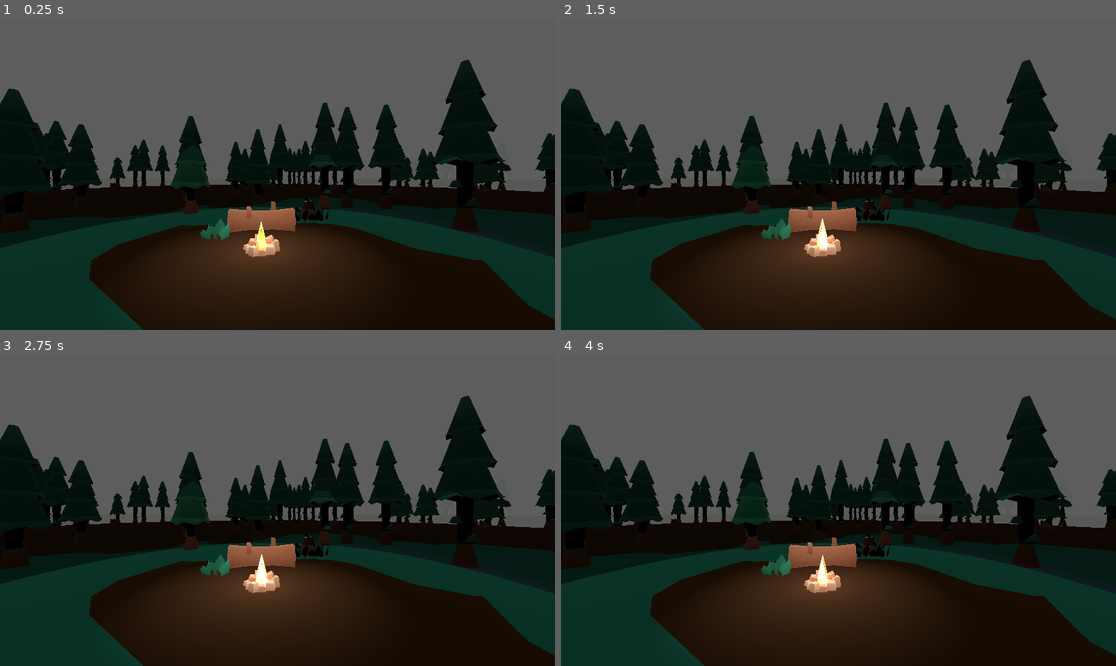
Above: before the commit, frames 1-4 (two rows, left to right).
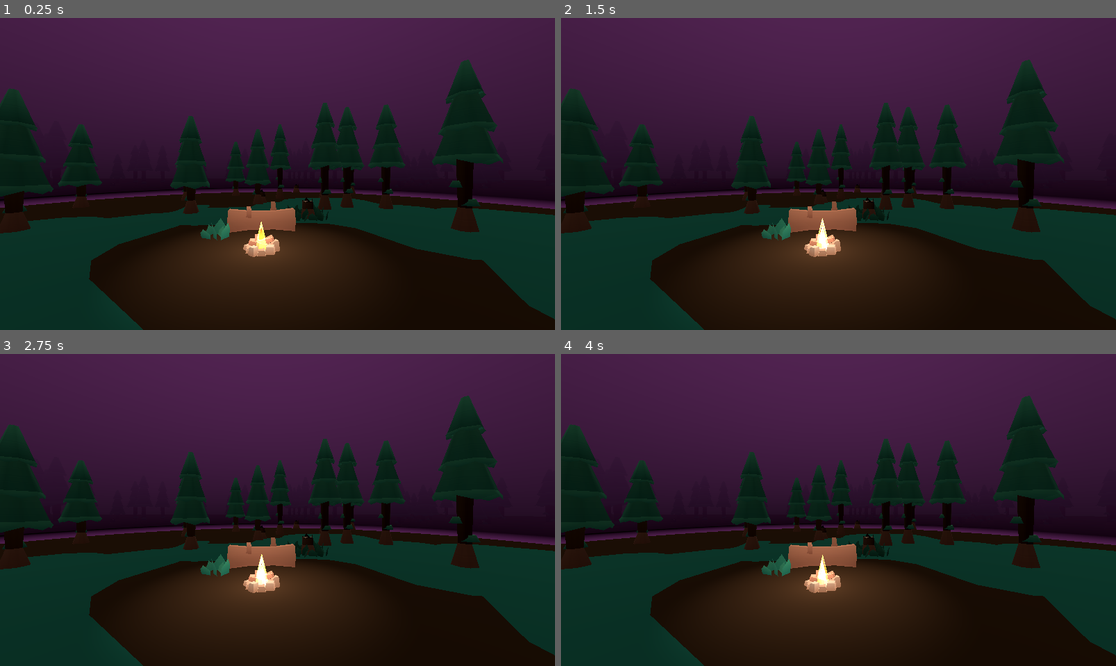
Above: after the commit, the same moments.

Repository: CyclingFern/GodotHTMLGames
Game: Godot game, scene res://vr.tscn
Two runs of this game, one before a commit and one after it. Both use one fixed random seed, a clock stepped at 60 frames per second and the inputs below.
Inputs:
- Up to frame 1 (0.25 s): no input
- Up to frame 2 (1.5 s): tap Enter at 0.5 s; tap Space at 1.25 s
- Up to frame 3 (2.75 s): tap Enter at 2 s
- Up to frame 4 (4 s): tap Space at 2.75 s; tap Enter at 3.5 s

The runs differ from the first frame. In frame 1, 49% of the frame differs, in the area x 0-100%, y 0-76%; in frame 2, 49%; in frame 3, 49%; in frame 4, 49%.

Commit message:
Adjust lighting and fog

Diff:
--- /dev/null
+++ b/source/forest/materials/fogtres.tres
@@ -0,0 +1,6 @@
+[gd_resource type="StandardMaterial3D" format=3 uid="uid://cvdv0udiit0nx"]
+
+[resource]
+transparency = 1
+cull_mode = 2
+albedo_color = Color(1, 0.4392157, 1, 0.91764706)
--- /dev/null
+++ b/source/forest/materials/skysun.tres
@@ -0,0 +1,8 @@
+[gd_resource type="StandardMaterial3D" format=3 uid="uid://bn4awtop3l1he"]
+
+[resource]
+transparency = 1
+cull_mode = 2
+albedo_color = Color(1, 1, 0.019607844, 0.8117647)
+emission_enabled = true
+emission = Color(0.41406584, 0.41406578, 0.41406578, 1)
--- a/source/forest/vr.tscn
+++ b/source/forest/vr.tscn
@@ -11,6 +11,7 @@
 [ext_resource type="PackedScene" uid="uid://d1ko1jpgsfo5" path="res://survival-kit/models/grass-large.glb" id="7_80w17"]
 [ext_resource type="PackedScene" uid="uid://bsukfwmlistfs" path="res://survival-kit/models/grass.glb" id="8_ifwaa"]
 [ext_resource type="PackedScene" uid="uid://b3q2lymn2bd5" path="res://survival-kit/models/patch-grass-large.glb" id="9_smwd4"]
+[ext_resource type="Material" uid="uid://cvdv0udiit0nx" path="res://materials/fogtres.tres" id="13_f6w0g"]
 
 [sub_resource type="BoxMesh" id="BoxMesh_ncpny"]
 size = Vector3(0.1, 0.1, 0.1)
@@ -42,27 +43,13 @@
 size = Vector2(50, 50)
 center_offset = Vector3(0, -0.01, 0)
 
-[sub_resource type="SphereMesh" id="SphereMesh_smwd4"]
+[sub_resource type="SphereMesh" id="SphereMesh_0ym0d"]
+lightmap_size_hint = Vector2i(159, 159)
+material = ExtResource("13_f6w0g")
 flip_faces = true
-radius = 10.0
-height = 10.0
-
-[sub_resource type="StandardMaterial3D" id="StandardMaterial3D_0ym0d"]
-transparency = 1
-cull_mode = 2
-albedo_color = Color(1, 1, 0.019607844, 0.8117647)
-emission_enabled = true
-emission = Color(0.41406584, 0.41406578, 0.41406578, 1)
-
-[sub_resource type="SphereMesh" id="SphereMesh_cyr28"]
-flip_faces = true
-radius = 2.0
-height = 4.0
-
-[sub_resource type="StandardMaterial3D" id="StandardMaterial3D_f6w0g"]
-transparency = 1
-cull_mode = 2
-albedo_color = Color(1, 0.4392157, 1, 0.49411765)
+radius = 5.0
+height = 5.0
+is_hemisphere = true
 
 [node name="Node3D" type="Node3D"]
 script = ExtResource("1_ncpny")
@@ -95,12 +82,16 @@
 offset_bottom = 154.0
 text = "Enter VR"
 
+[node name="DirectionalLight3D" type="DirectionalLight3D" parent="."]
+transform = Transform3D(1, 0, 0, 0, -0.043619424, 0.9990483, 0, -0.9990483, -0.043619424, 0, 28.099297, 2.9247591)
+light_energy = 0.1
+
+[node name="DirectionalLight3D2" type="DirectionalLight3D" parent="."]
+transform = Transform3D(1, 0, 0, 0, -4.371139e-08, -1, 0, 1, -4.371139e-08, 0, 8.408134, 2.9247591)
+light_energy = 0.1
+
 [node name="Painting" type="Node3D" parent="."]
 transform = Transform3D(5, 0, 0, 0, 5, 0, 0, 0, 5, 0, 0, 0)
-
-[node name="DirectionalLight3D" type="DirectionalLight3D" parent="Painting"]
-transform = Transform3D(0.2, 0, 0, 0, -0.008723885, 0.19980966, 0, -0.19980966, -0.008723885, 0, 1.7451181, 0.5849518)
-light_energy = 0.1
 
 [node name="BirdChirp" type="AudioStreamPlayer3D" parent="Painting"]
 transform = Transform3D(-0.005455208, 0, 0.19992559, 0, 0.2, 0, -0.19992559, 0, -0.005455208, 1.4145037, 0, 0.7436099)
@@ -683,10 +674,7 @@
 mesh = SubResource("PlaneMesh_80w17")
 skeleton = NodePath("../..")
 
-[node name="SkySun" type="CSGMesh3D" parent="Painting"]
-mesh = SubResource("SphereMesh_smwd4")
-material = SubResource("StandardMaterial3D_0ym0d")
-
-[node name="SkySun2" type="CSGMesh3D" parent="Painting"]
-mesh = SubResource("SphereMesh_cyr28")
-material = SubResource("StandardMaterial3D_f6w0g")
+[node name="MeshInstance3D" type="MeshInstance3D" parent="Painting"]
+transform = Transform3D(1, 0, 0, 0, 1, 0, 0, 0, 1, 0, -0.1, 0)
+mesh = SubResource("SphereMesh_0ym0d")
+skeleton = NodePath("")
Not shown: 1 places in source/forest/vr.tscn that only renumber resources
Not shown, changed: forest/index.html
Not shown, changed: forest/index.pck
